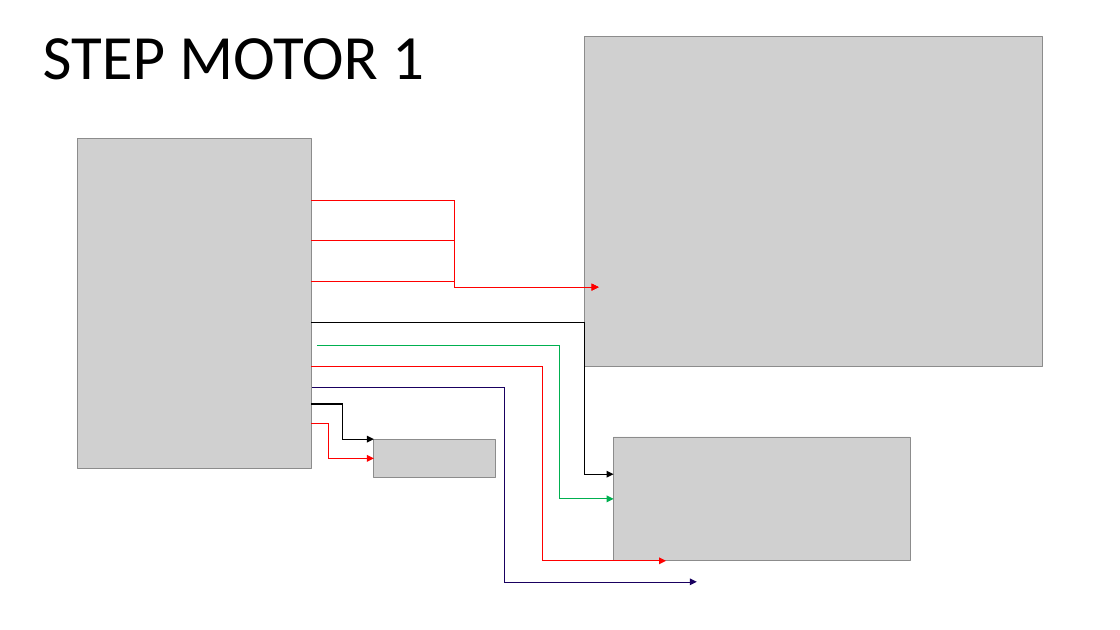
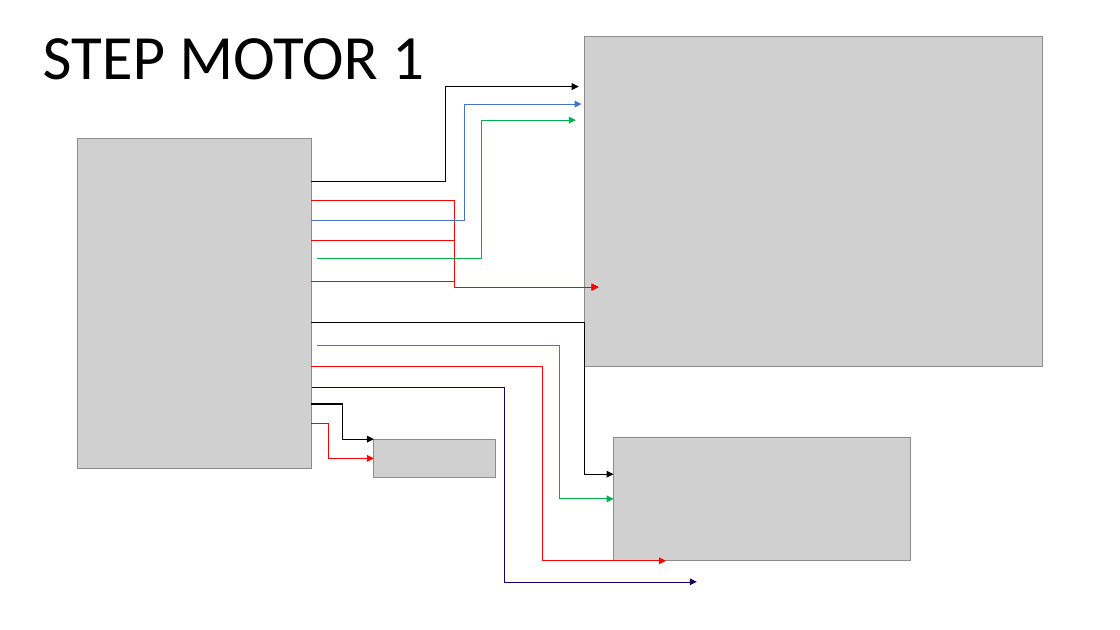
Before and after one commit to FreakJazz/ESP32-control-TB6600, a slide deck: slide 1 of connections/connections.pptx. Drawn at 1120x630 pixels with LibreOffice and Linux fonts; fonts in the diff are those of the drawing; grey boxes stand for pictures. Boxes give left, top, right and bottom in pixels: in the first picture for what was removed or moved away, otherwise in the second. Text is boxed around its words. In the diff, an @@ line names an element or a change of style, - is before the commit and + after.

```diff
--- a/connections/connections.pptx
+++ b/connections/connections.pptx
@@ elbow arrow added from (312, 181) to (579, 87), #000000 0.5 pt @@
@@ elbow arrow added from (312, 220) to (581, 104), #4472C4 0.5 pt @@
@@ elbow arrow added from (317, 259) to (576, 120), #00B050 0.5 pt @@
```
Also in this commit, not shown: 2 slides added, 1 other file.
